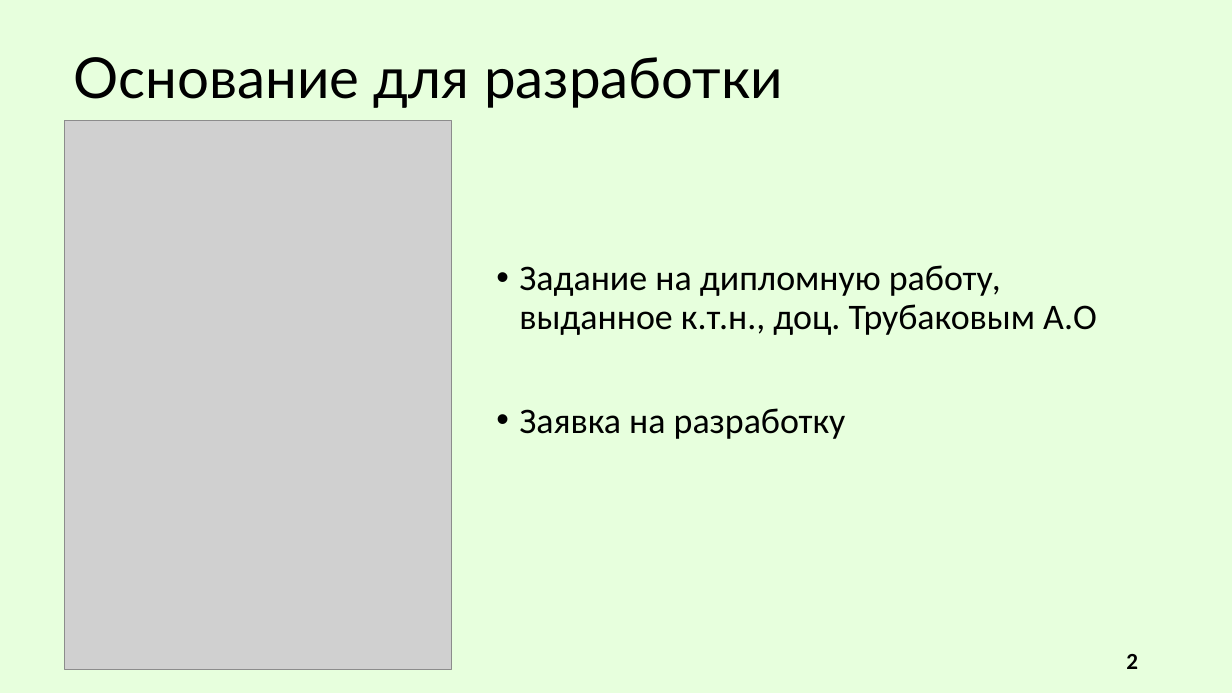
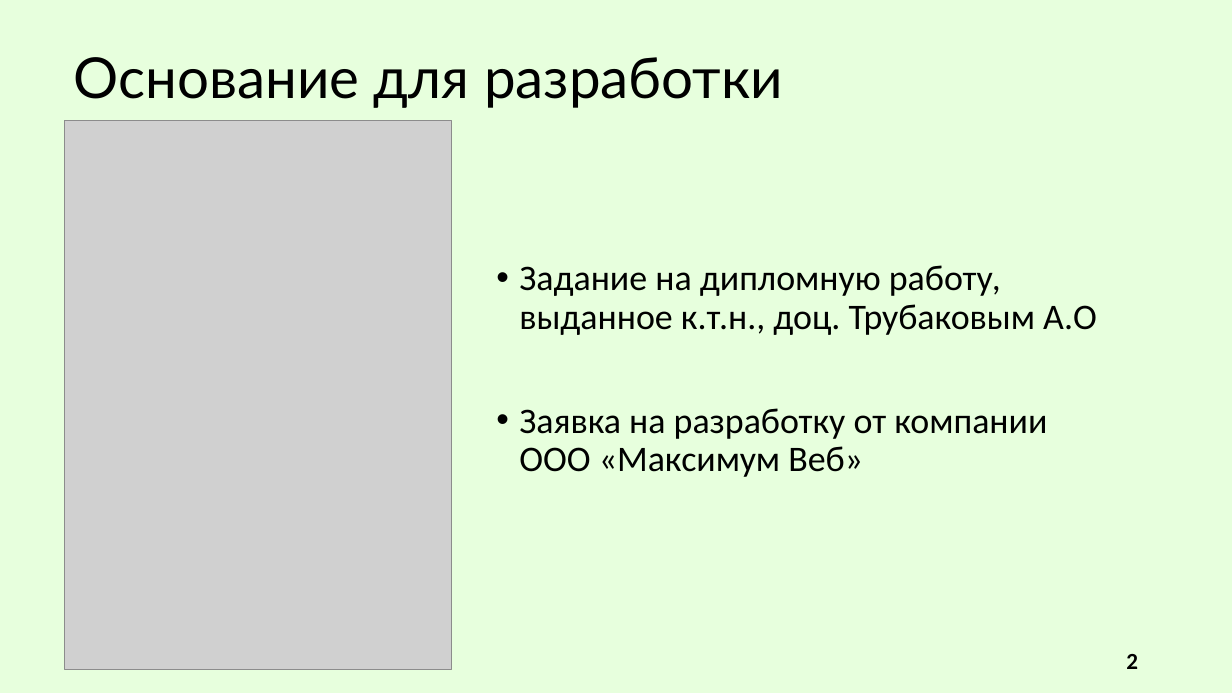
Before and after one commit to R0bari/MessageDeliveryService, a slide deck: slide 2 of Презентация/Сухарев. ВКР.pptx. Drawn at 1232x693 pixels with LibreOffice and Linux fonts; fonts in the diff are those of the drawing; grey boxes stand for pictures. Boxes give left, top, right and bottom in pixels: in the first picture for what was removed or moved away, otherwise in the second. Text is boxed around its words. In the diff, an @@ line names an element or a change of style, - is before the commit and + after.

```diff
--- a/Презентация/Сухарев. ВКР.pptx
+++ b/Презентация/Сухарев. ВКР.pptx
@@ text at (519, 408, 1047, 477): text changed @@
-• Заявка на разработку
+• Заявка на разработку от компании ООО «Максимум Веб»
```
Also in this commit, not shown: 6 other files.
